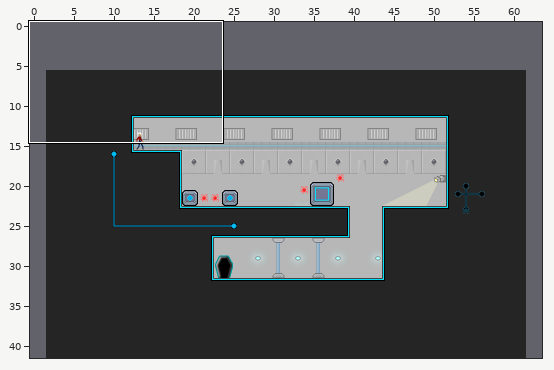
Tiled map (JSON), stored at res/map/NoobParadise_3.json. Above: a wide view before the commit, with the close-up outlined.
Close-up. Before the commit:
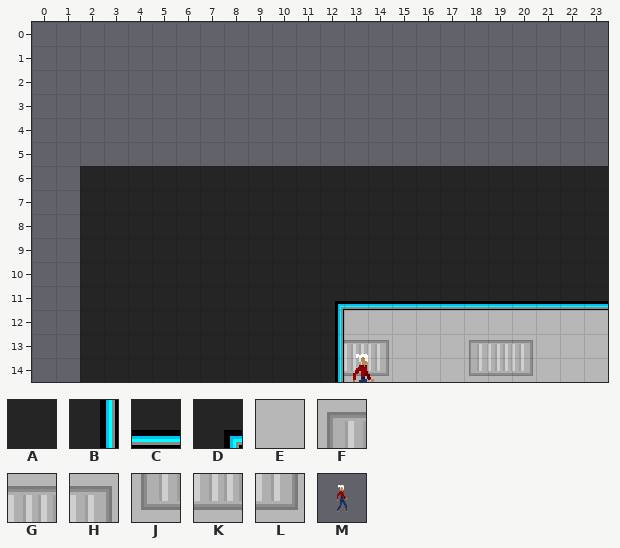
Cells are 16x16 px. Shown: x 0..23, y 0..14. The commit also changed other parts of the map, which this record leaves out. The old version is drawn lined up with the new one.
Key: from "main": A 3, B 27, C 51, D 75, E 232, F 332, G 333, H 334, J 357, K 358, L 359; from "objects": M 0.
_ is an empty cell.
Objects are placed by their top-left corner, in cells (3,4 is the top-left corner of cell 3,4); size is 1x1 cell unless given.
Layer "Tile Layer 1" before, first column x 0:
 0 ________________________
 1 ________________________
 2 ________________________
 3 ________________________
 4 ________________________
 5 ________________________
 6 __AAAAAAAAAAAAAAAAAAAAAA
 7 __AAAAAAAAAAAAAAAAAAAAAA
 8 __AAAAAAAAAAAAAAAAAAAAAA
 9 __AAAAAAAAAAAAAAAAAAAAAA
10 __AAAAAAAAAAAAAAAAAAAAAA
11 __AAAAAAAAAADCCCCCCCCCCC
12 __AAAAAAAAAABEEEEEEEEEEE
13 __AAAAAAAAAABGHEEEFGHEEE
14 __AAAAAAAAAABKLEEEJKLEEE
Objects on layer "Object Layer 1" before:
M at 11.8,12.9 size 4x4
New version:
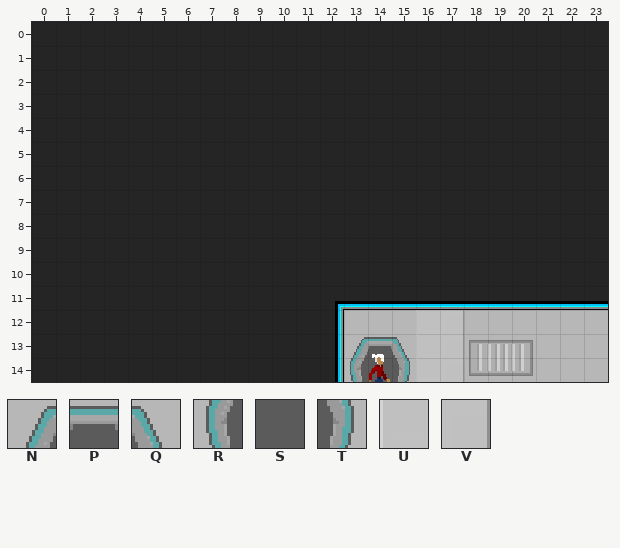
Further tiles: from "main": N 320, P 321, Q 322, R 345, S 346, T 347, U 403, V 405.
Changes in this commit:
{"change": "map size 60x36 -> 64x42 cells (old content now starts at 2,6; both pictures use the new coordinates)"}
{"where": "layer \"Tile Layer 1\""}
{"y":0,"x":0,"old":"________________________","new":"AAAAAAAAAAAAAAAAAAAAAAAA"}
{"y":1,"x":0,"old":"________________________","new":"AAAAAAAAAAAAAAAAAAAAAAAA"}
{"y":2,"x":0,"old":"________________________","new":"AAAAAAAAAAAAAAAAAAAAAAAA"}
{"y":3,"x":0,"old":"________________________","new":"AAAAAAAAAAAAAAAAAAAAAAAA"}
{"y":4,"x":0,"old":"________________________","new":"AAAAAAAAAAAAAAAAAAAAAAAA"}
{"y":5,"x":0,"old":"________________________","new":"AAAAAAAAAAAAAAAAAAAAAAAA"}
{"y":6,"x":0,"old":"__","new":"AA"}
{"y":7,"x":0,"old":"__","new":"AA"}
{"y":8,"x":0,"old":"__","new":"AA"}
{"y":9,"x":0,"old":"__","new":"AA"}
{"y":10,"x":0,"old":"__","new":"AA"}
{"y":11,"x":0,"old":"__","new":"AA"}
{"y":12,"x":0,"old":"__","new":"AA"}
{"y":12,"x":16,"old":"EE","new":"UV"}
{"y":13,"x":0,"old":"__","new":"AA"}
{"y":13,"x":13,"old":"GHEEE","new":"NPQUV"}
{"y":14,"x":0,"old":"__","new":"AA"}
{"y":14,"x":13,"old":"KLEEE","new":"RSTUV"}
{"where": "layer \"Object Layer 1\""}
{"was": "M at 11.8,12.9 size 4x4", "now": "M at 12.5,12.9 size 4x4"}
{"label":"changed","picture_box":[32,22,608,382]}
